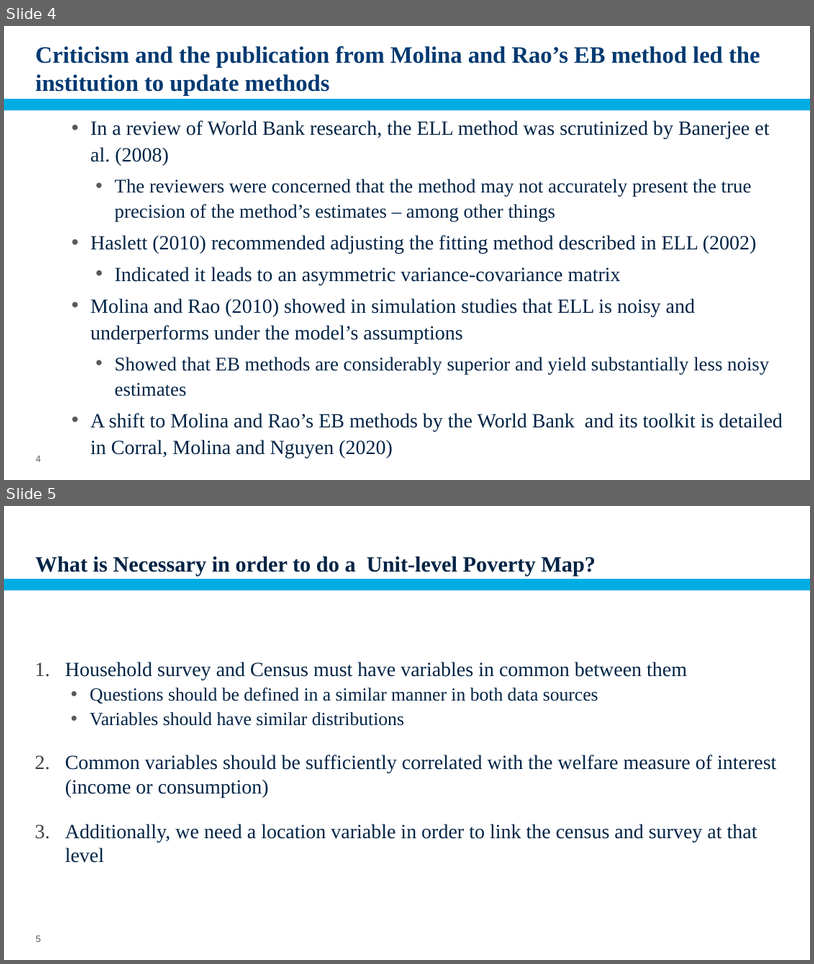
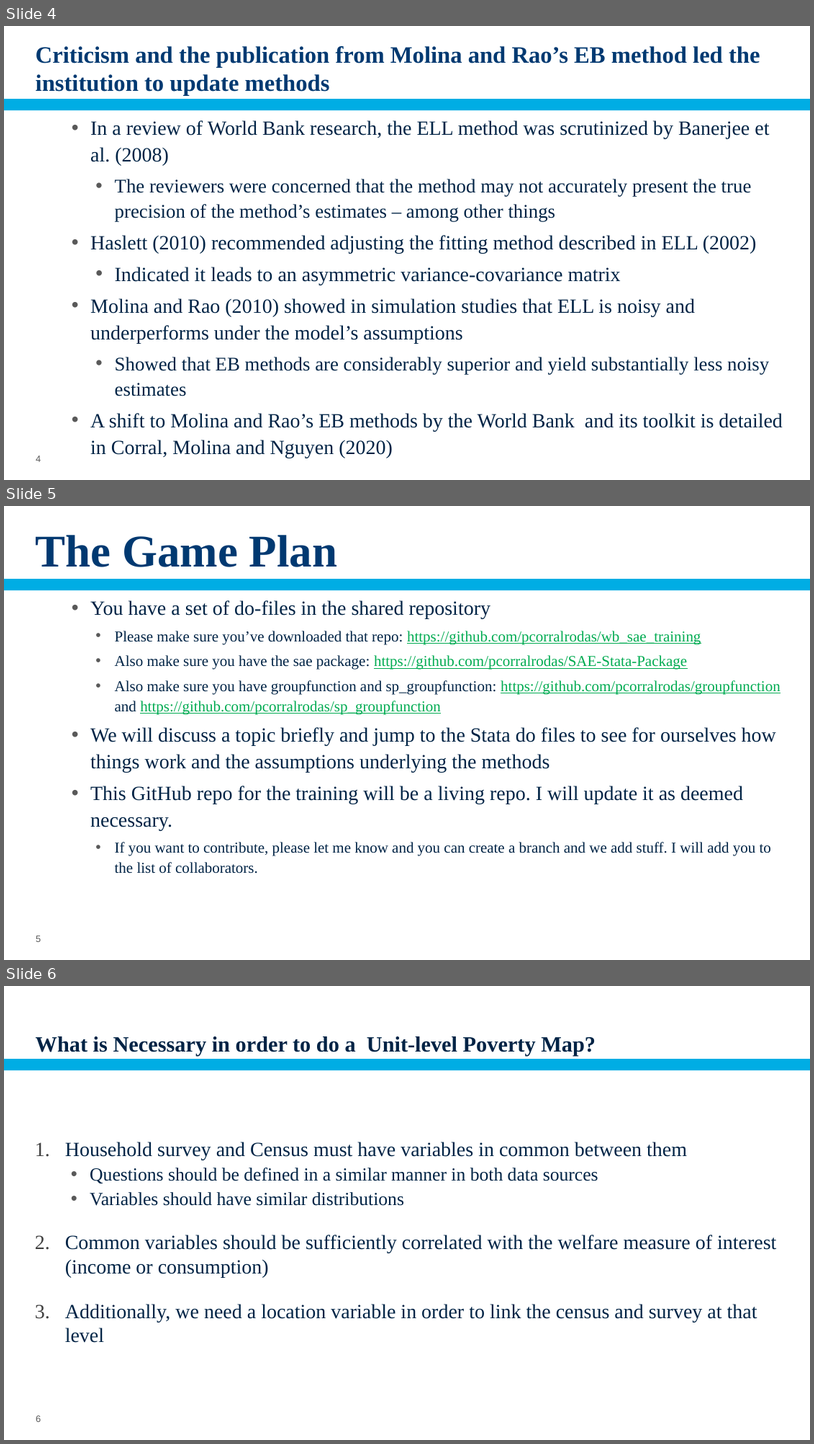
Before and after one commit to pcorralrodas/wb_sae_training, a slide deck: 03.Presentations/Small Area Estimation.pptx. Shown one above the other, each under a label of ours: slides 4 and 5 before the commit, slides 4, 5 and 6 after it. The pictures are 814x964 and 814x1444 pixels, drawn with LibreOffice and Linux fonts; fonts in the diff are those of the drawing; background and template pictures are left out. Boxes give left, top, right and bottom in pixels: in the first picture for what was removed or moved away, otherwise in the second. Text is boxed around its words. In the diff, an @@ line names an element or a change of style, - is before the commit and + after.

Commit message:
Added literature and PPT

```diff
--- a/03.Presentations/Small Area Estimation.pptx
+++ b/03.Presentations/Small Area Estimation.pptx
@@ slide 5 added at (4, 506, 810, 960), background #FFFFFF; not listed: 1 template element that a slide beside it also shows @@
@@ title added at (36, 535, 337, 567), 54 pt, text #003971, bold @@
+The Game Plan
@@ text added at (90, 600, 781, 873), 18 pt, text #002345 @@
+      • You have a set of do-files in the shared repository
+        • Please make sure you’ve downloaded that repo: https://github.com/pcorralrodas/wb_sae_training
+        • Also make sure you have the sae package: https://github.com/pcorralrodas/SAE-Stata-Package
+        • Also make sure you have groupfunction and sp_groupfunction: https://github.com/pcorralrodas/groupfunction and https://github.com/pcorralrodas/sp_groupfunction
+      • We will discuss a topic briefly and jump to the Stata do files to see for ourselves how things work and the assumptions underlying the methods
+      • This GitHub repo for the training will be a living repo. I will update it as deemed necessary.
+        • If you want to contribute, please let me know and you can create a branch and we add stuff. I will add you to the list of collaborators.
@@ page number added at (36, 935, 41, 942), 11 pt, text #595959 @@
+5
@@ what was slide 5 is now slide 6 @@
```
Also in this commit, not shown: 9 other files.
